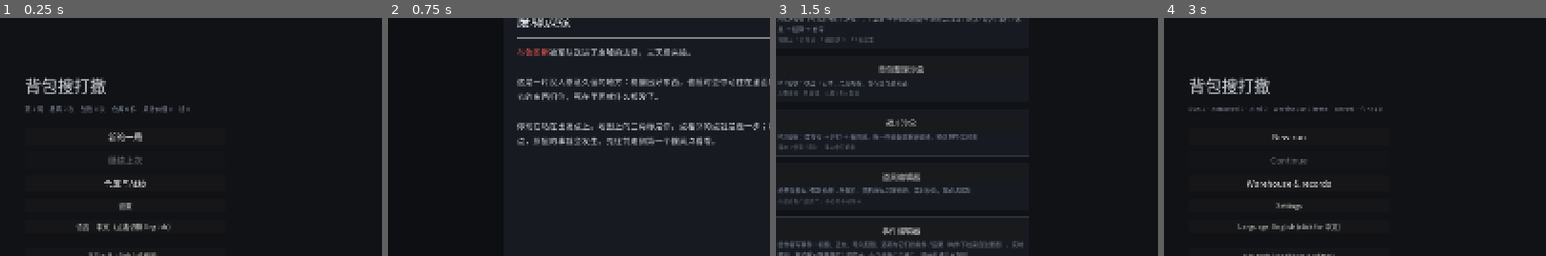
Above: before the commit, frames 1-4 (left to right).
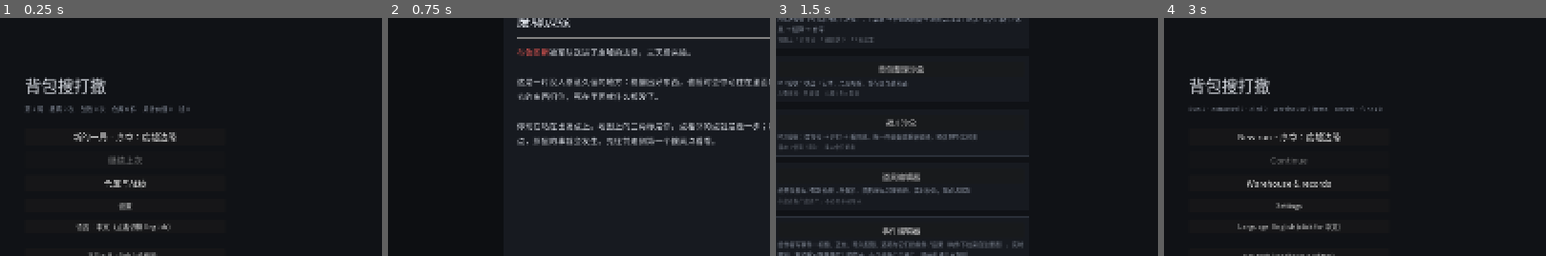
Above: after the commit, the same moments.

Repository: oZlUche/packsoudc
Game: Godot game, scene res://ui/game/game.tscn
The game is run twice, just before and just after one commit, with the same random seed, the same clock (stepped at 60 frames per second) and the same inputs.
Inputs:
- Up to frame 1 (0.25 s): no input
- Up to frame 2 (0.75 s): click "新的一局" (after the commit: "新的一局 · 序章：废墟边缘") at 0.5 s
- Up to frame 3 (1.5 s): click "← 主界面 F1" at 1.25 s
- Up to frame 4 (3 s): click "正式游戏" at 2 s; click "语言：中文（点击切换 English）" at 2.75 s
The pictures show only the part of the screen within x 34-84%, y 16-66%; the shares and areas given below are measured in that part.

The runs differ from the first frame. In frame 1, 0.7% of the frame differs, in the area x 19-47%, y 48-52%; in frame 2, nothing differs; in frame 3, nothing differs; in frame 4, 0.5%.

Commit message:
主菜单写清「新的一局」的去向，加重玩教程入口（报告 085 三·十）
序章通关后收起（hidden_by_unlock），只剩序章二又 skip_setup → 直接开，按钮上却没写；
局外存档里有 prologue_done 的作者一点就进了序章二。加 GameFlow.new_run_target /
replayable_chapters / replay_chapter；主菜单按钮写「新的一局 · <章名>」、多一个「重玩教程」；
局外屏的解锁占位开关也列章节通关的解锁。测试补进 run_gating。

Co-Authored-By: Claude Fable 5.1 <noreply@anthropic.com>
Claude-Session: https://claude.ai/code/session_01HsFubaqJhvkyEgCsdR5pAN

Diff:
--- a/core/run/game_flow.gd
+++ b/core/run/game_flow.gd
@@ -83,10 +83,39 @@
 	grant_first_kit()
 	save_meta()
 	# 084（作者：序章不要开局页面）：只有一章可选、它又说了跳过开局屏，就直接开 —— 角色取它列的第一个、种子随机
-	var chs := available_chapters()
-	if chs.size() == 1 and chs[0].skip_setup and begin_direct(chs[0]) != null:
+	var target := new_run_target()
+	if target != null and begin_direct(target) != null:
 		return
 	_go(Screen.SETUP)
+
+
+## 「新的一局」会直接开哪一章（不经开局屏）；会走开局屏时返回 null。主菜单拿它把去向写在按钮上 ——
+## 教程通关后那一章收起（`hidden_by_unlock`），只剩下一张时按钮就直接开它，不写清楚玩家会以为点错了
+func new_run_target() -> ChapterDef:
+	var chs := available_chapters()
+	if chs.size() == 1 and chs[0].skip_setup:
+		return chs[0]
+	return null
+
+
+## 通关后收起了的章（教程），按顺序：主菜单的「重玩教程」从第一张开始
+func replayable_chapters() -> Array[ChapterDef]:
+	var out: Array[ChapterDef] = []
+	for c in chapters:
+		if c.hidden_by_unlock != &"" and meta != null and meta.has_unlock(c.hidden_by_unlock):
+			out.append(c)
+	out.sort_custom(func(a: ChapterDef, b: ChapterDef) -> bool:
+		return a.order < b.order if a.order != b.order else String(a.id) < String(b.id))
+	return out
+
+
+## 重玩一张收起了的教程图：不看收起、不看门，直接开（教程都是 skip_setup）。开不了返回 false
+func replay_chapter(chapter: ChapterDef) -> bool:
+	if chapter == null:
+		return false
+	grant_first_kit()
+	save_meta()
+	return begin_direct(chapter) != null
 
 
 ## 084：不经开局屏直接开一章：角色 = 这一章能选的第一个，种子随机；开了先过 intro 事件（配了的话）。开不了返回 null
--- a/core/text/ui_text.gd
+++ b/core/text/ui_text.gd
@@ -14,6 +14,8 @@
 const TEXT := {
 	# 主菜单
 	"menu.new_run": {"zh": "新的一局", "en": "New run"},
+	"menu.new_run_to": {"zh": "新的一局 · %s", "en": "New run · %s"},
+	"menu.replay": {"zh": "重玩教程（从「%s」开始）", "en": "Replay tutorial (from \"%s\")"},
 	"menu.continue": {"zh": "继续上次", "en": "Continue"},
 	"menu.meta": {"zh": "仓库与战绩", "en": "Warehouse & records"},
 	"menu.settings": {"zh": "设置", "en": "Settings"},
--- a/tests/test_tutorial2.gd
+++ b/tests/test_tutorial2.gd
@@ -457,9 +457,22 @@
 	f.recipes = c.recipes
 	f.save_path = SAVE
 	f.meta_path = META
+	var first_target := f.new_run_target()
+	t.check(first_target != null and first_target.id == &"prologue", "一张白纸：「新的一局」直接开序章一")
+	t.check(f.replayable_chapters().is_empty(), "还没通关：没有可重玩的教程")
 	f.meta.grant_unlock(c.prologue.grants_unlock)
 	var avail := f.available_chapters()
 	t.check(avail.size() == 1 and avail[0].id == &"prologue_2", "序章通关之后只列序章二（序章收起）：%s" % str(avail.map(func(x: ChapterDef) -> String: return String(x.id))))
+	var target := f.new_run_target()
+	t.check(target != null and target.id == &"prologue_2", "主菜单能问到「新的一局」会直接开序章二（按钮上写清楚）")
+	var replay := f.replayable_chapters()
+	t.check(replay.size() == 1 and replay[0].id == &"prologue", "收起了的序章列在可重玩里")
+	# 重玩：不看收起、直接开序章一
+	t.check(f.replay_chapter(replay[0]), "重玩教程开得了")
+	t.check(f.run != null and f.run.chapter == c.prologue, "重玩开的是序章一")
+	t.eq(f.screen, GameFlow.Screen.EVENT, "重玩也先过 intro")
+	f.to_main_menu()
+	RunSave.remove(SAVE)
 	f.new_run()
 	var run := f.run
 	t.not_null(run, "直接开了序章二")
--- a/ui/game/main_menu.gd
+++ b/ui/game/main_menu.gd
@@ -23,7 +23,14 @@
 		m.runs + 1, m.extractions, m.deaths, m.warehouse.item_count(), m.score, m.funds], 13, UiPalette.DIM))
 	col.add_child(HSeparator.new())
 
-	col.add_child(_button(UiText.t("menu.new_run"), flow.new_run, 18))
+	# 085：会直接开哪一章就写在按钮上（教程收起后只剩一张时不经开局屏）；收起了的教程可以从第一张重玩
+	var target := flow.new_run_target()
+	var new_text := UiText.t("menu.new_run") if target == null else UiText.t("menu.new_run_to") % target.display_name
+	col.add_child(_button(new_text, flow.new_run, 18))
+	var replayable := flow.replayable_chapters()
+	if not replayable.is_empty():
+		var first := replayable[0]
+		col.add_child(_button(UiText.t("menu.replay") % first.display_name, func(): flow.replay_chapter(first), 14))
 	_continue_btn = _button(UiText.t("menu.continue"), func(): flow.continue_run(), 18)
 	_continue_btn.disabled = not flow.has_save()
 	col.add_child(_continue_btn)
--- a/ui/game/meta_screen.gd
+++ b/ui/game/meta_screen.gd
@@ -64,20 +64,28 @@
 		right.add_child(b)
 	if not any_meta:
 		right.add_child(_label("（没有局外 buff 的内容）", 12, UiPalette.DIM))
-	# 局外解锁（069，占位开关）：难度定义里要求的解锁 id 各一个开关
+	# 局外解锁（069，占位开关）：难度定义里要求的解锁 id 各一个开关；085：章节通关给的解锁也列（关掉 = 教程重新顶上）
 	var unlock_ids: Array[StringName] = []
 	for d in flow.difficulties:
 		if d.requires_unlock != &"" and not unlock_ids.has(d.requires_unlock):
 			unlock_ids.append(d.requires_unlock)
+	for c in flow.chapters:
+		if c.grants_unlock != &"" and not unlock_ids.has(c.grants_unlock):
+			unlock_ids.append(c.grants_unlock)
 	if not unlock_ids.is_empty():
 		right.add_child(_label("局外解锁　占位：开关列表，将来由成长系统决定", 15, UiPalette.DIM))
 		for uid in unlock_ids:
 			var names: Array[String] = []
 			for d in flow.difficulties:
 				if d.requires_unlock == uid:
-					names.append(d.display_name)
+					names.append("难度：" + d.display_name)
+			for c in flow.chapters:
+				if c.grants_unlock == uid:
+					names.append("通关：" + c.display_name)
+				elif c.requires_unlock == uid:
+					names.append("开放：" + c.display_name)
 			var key: StringName = uid
-			var ub := _button("%s　解锁难度：%s" % [uid, "、".join(names)], func(): toggle_unlock(key), 13)
+			var ub := _button("%s　%s" % [uid, "、".join(names)], func(): toggle_unlock(key), 13)
 			ub.toggle_mode = true
 			ub.alignment = HORIZONTAL_ALIGNMENT_LEFT
 			ub.set_pressed_no_signal(m.has_unlock(key))
Not shown, changed: docs/reports/085-tutorial2-forks.md
Not shown, changed: docs/status.md
